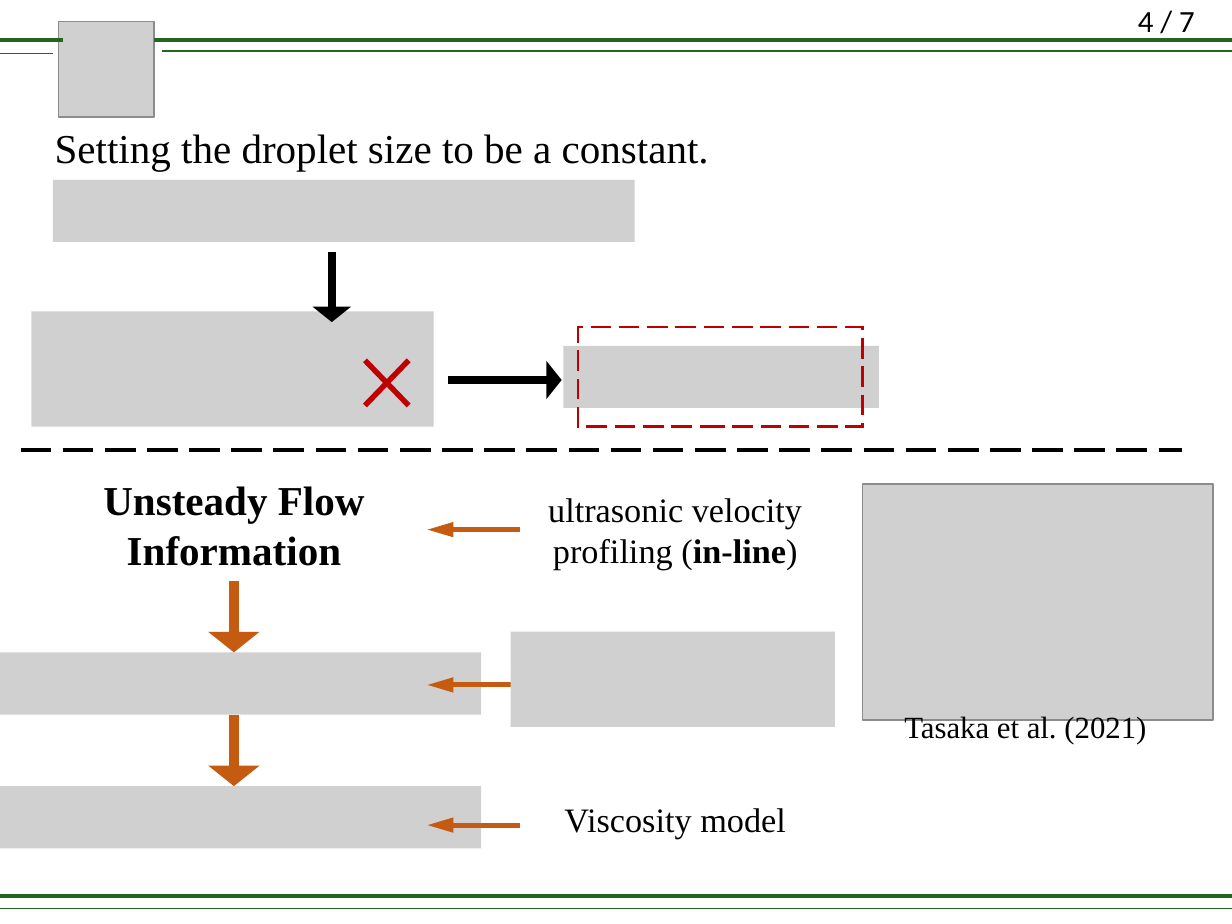
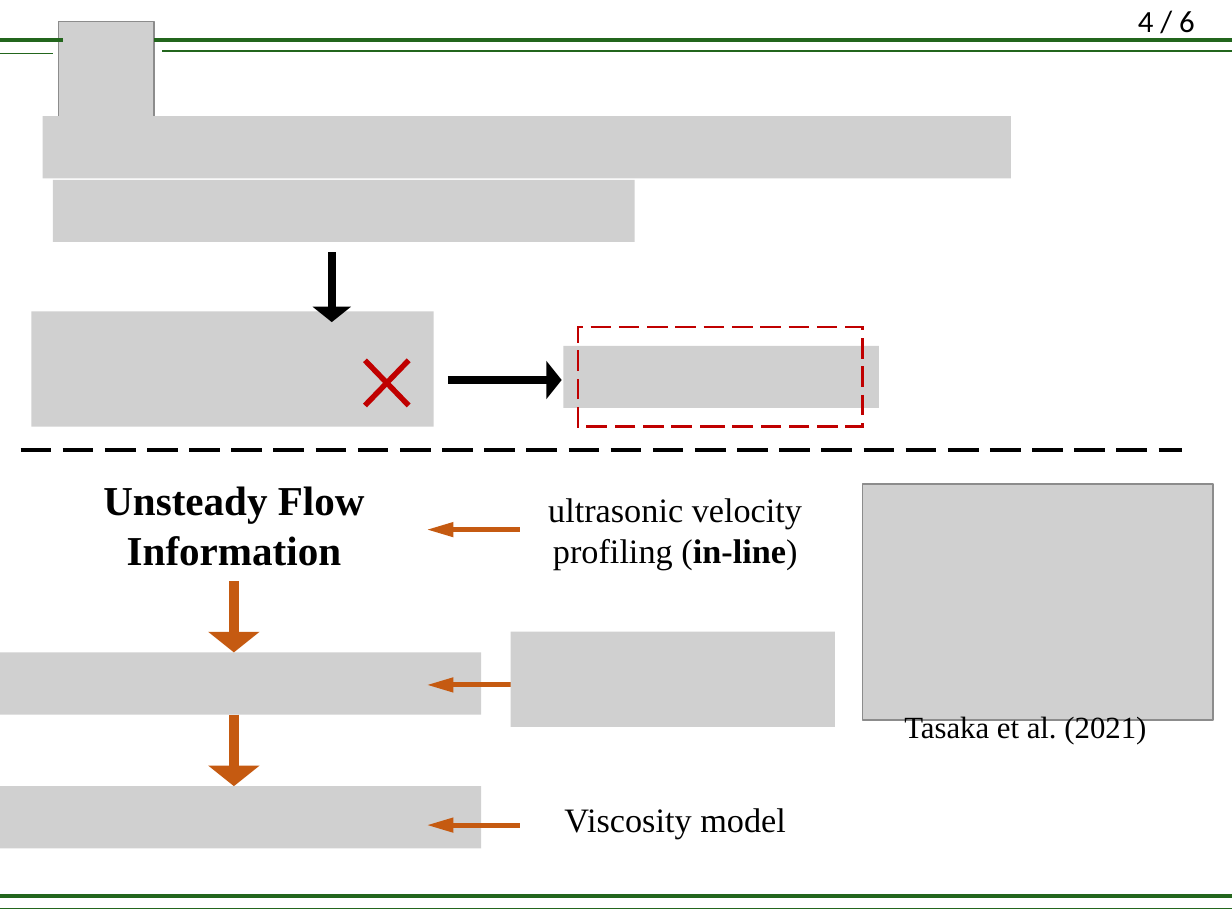
Before and after one commit to lirifuzui/UVPReader, a slide deck: slide 5 of RM_01.pptx. Drawn at 1232x924 pixels with LibreOffice and Linux fonts; fonts in the diff are those of the drawing; grey boxes stand for pictures. Boxes give left, top, right and bottom in pixels: in the first picture for what was removed or moved away, otherwise in the second. Text is boxed around its words. In the diff, an @@ line names an element or a change of style, - is before the commit and + after.

```diff
--- a/RM_01.pptx
+++ b/RM_01.pptx
@@ page number at [1138,11,1195,40]: text changed @@
-4 / 7
+4 / 6
@@ picture added at [43,116,1011,177] @@
@@ text removed at [55,134,709,171] @@
-Setting the droplet size to be a constant.
```
Also in this commit, not shown: 3 other slides changed, 1 other file.
